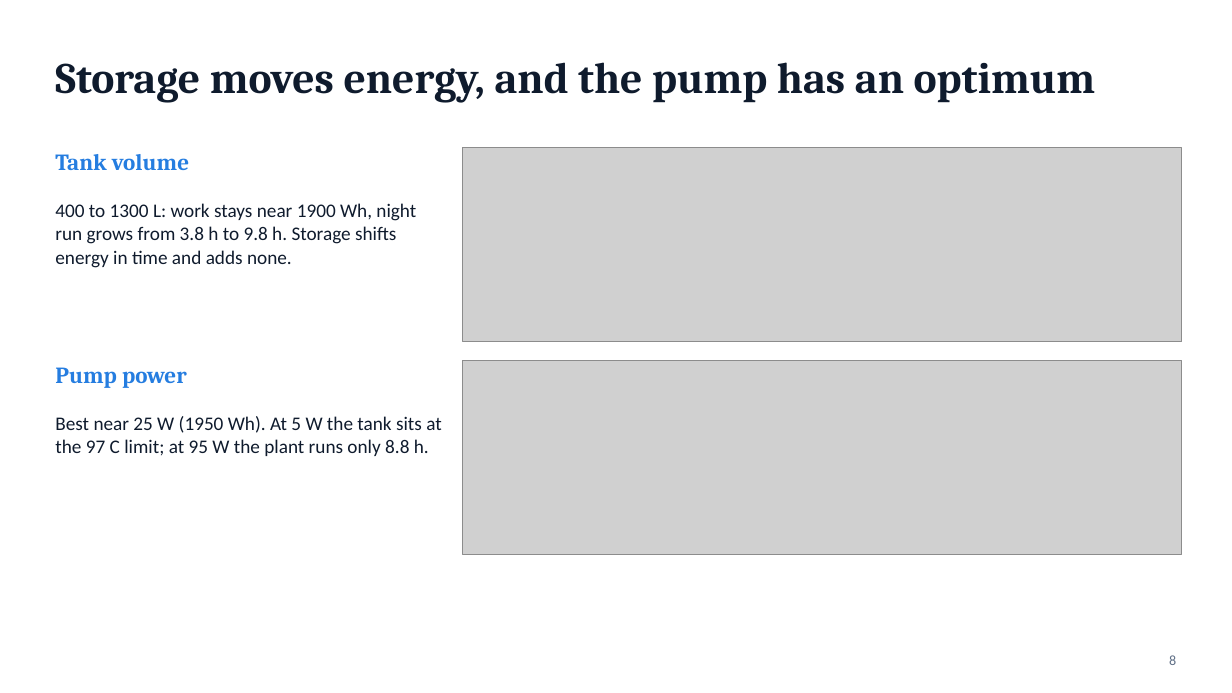
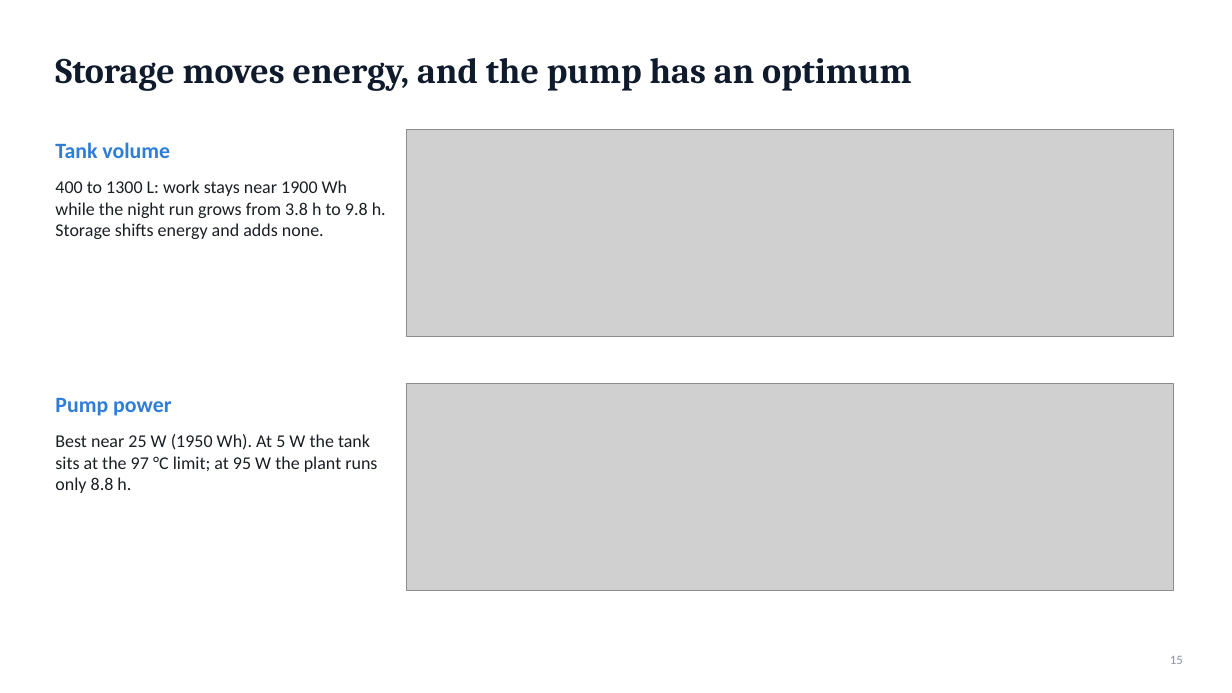
Before and after one commit to markwusc/301finalproject, a slide deck: slide 15 of presentation/Solar_Rankine_Lab_Presentation.pptx (slide 8 before the commit). Drawn at 1232x693 pixels with LibreOffice and Linux fonts; fonts in the diff are those of the drawing; grey boxes stand for pictures. Boxes give left, top, right and bottom in pixels: in the first picture for what was removed or moved away, otherwise in the second. Text is boxed around its words. In the diff, an @@ line names an element or a change of style, - is before the commit and + after.

```diff
--- a/presentation/Solar_Rankine_Lab_Presentation.pptx
+++ b/presentation/Solar_Rankine_Lab_Presentation.pptx
@@ title "Storage moves energy, and the ..." at bbox=[55, 58, 911, 91]: size 34 to 28 pt @@
@@ text "Tank volume": place and size @@
-text "Tank volume" at bbox=[55, 154, 189, 170]
+text "Tank volume" at bbox=[55, 142, 170, 158]
@@ text "Tank volume" at bbox=[55, 142, 170, 158]: size 18 to 17 pt, font Cambria to Calibri, text colour #257DE0 to #2E7DD7; vertical alignment top to middle @@
@@ picture: place and size @@
-picture at bbox=[463, 148, 1182, 342]
+picture at bbox=[407, 129, 1174, 336]
@@ text at bbox=[55, 180, 386, 239]: text changed; size 15 to 14 pt; text colour #0F1B2D to #1B1F24 @@
-400 to 1300 L: work stays near 1900 Wh, night run grows from 3.8 h to 9.8 h. Storage shifts energy in time and adds none.
+400 to 1300 L: work stays near 1900 Wh while the night run grows from 3.8 h to 9.8 h. Storage shifts energy and adds none.
@@ text "Pump power" at bbox=[55, 398, 171, 416]: size 18 to 17 pt, font Cambria to Calibri, text colour #257DE0 to #2E7DD7; vertical alignment top to middle @@
@@ text "Pump power": place and size @@
-text "Pump power" at bbox=[55, 367, 187, 388]
+text "Pump power" at bbox=[55, 398, 171, 416]
@@ picture: place and size @@
-picture at bbox=[463, 360, 1182, 555]
+picture at bbox=[407, 384, 1174, 591]
@@ text at bbox=[55, 434, 377, 493]: text changed; size 15 to 14 pt; text colour #0F1B2D to #1B1F24 @@
-Best near 25 W (1950 Wh). At 5 W the tank sits at the 97 C limit; at 95 W the plant runs only 8.8 h.
+Best near 25 W (1950 Wh). At 5 W the tank sits at the 97 °C limit; at 95 W the plant runs only 8.8 h.
@@ page number removed at bbox=[1169, 655, 1176, 665] @@
-8
@@ page number added at bbox=[1170, 656, 1183, 664], 10 pt, text #8A94A3 @@
+15
```
Also in this commit, not shown: 6 other slides changed, 13 slides added, 6 slides removed, 1 other file.
